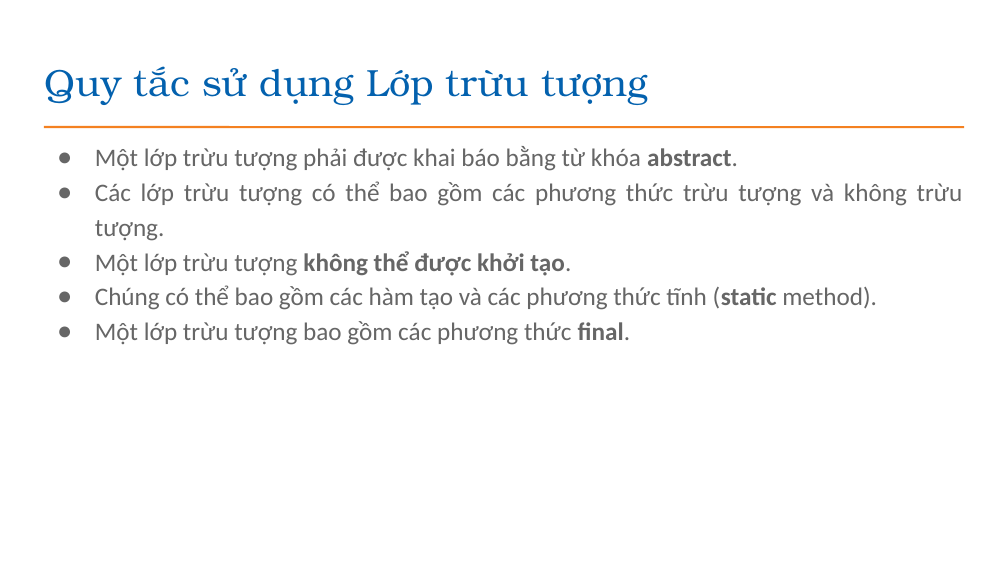
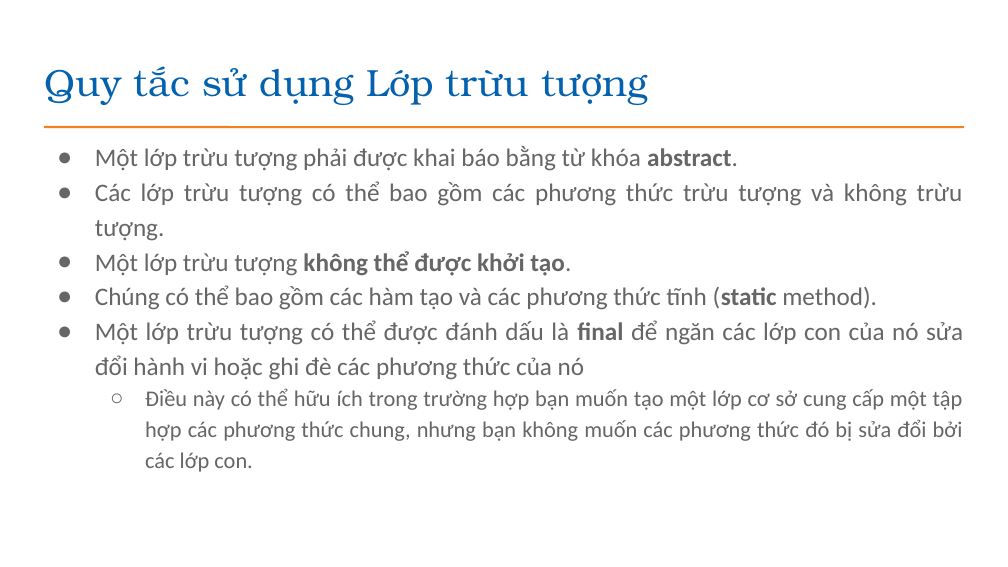
Before and after one commit to EdisonTechnologyAcademy/Java---Construction, a slide deck: slide 15 of presentations/Bài 11_Truu tuong.pptx. Drawn at 1008x567 pixels with LibreOffice and Linux fonts; fonts in the diff are those of the drawing; background and template pictures are left out. Boxes give left, top, right and bottom in pixels: in the first picture for what was removed or moved away, otherwise in the second. Text is boxed around its words. In the diff, an @@ line names an element or a change of style, - is before the commit and + after.

```diff
--- a/presentations/Bài 11_Truu tuong.pptx
+++ b/presentations/Bài 11_Truu tuong.pptx
@@ text at [95,320,963,472]: text changed; size 18 to 16 pt @@
-● Một lớp trừu tượng bao gồm các phương thức final.
+● Một lớp trừu tượng có thể được đánh dấu là final để ngăn các lớp con của nó sửa đổi hành vi hoặc ghi đè các phương thức của nó
+  ○ Điều này có thể hữu ích trong trường hợp bạn muốn tạo một lớp cơ sở cung cấp một tập hợp các phương thức chung, nhưng bạn không muốn các phương thức đó bị sửa đổi bởi các lớp con.
```
Also in this commit, not shown: 1 slide added, 19 other files.
